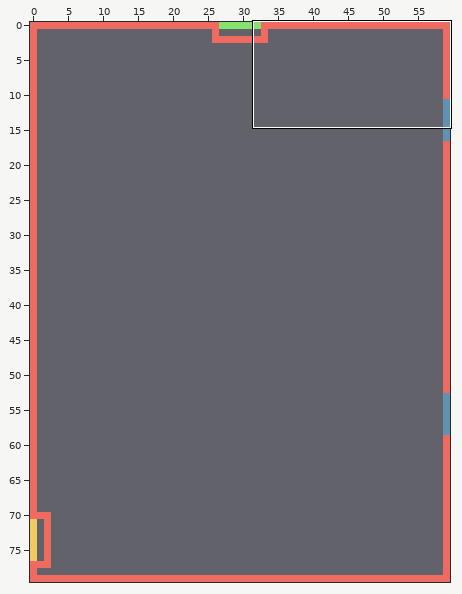
Tiled map, stored at Output/Assets/Maps/graveyard.tmx. The picture above shows the old version from afar; the outline marks the close-up.
Close-up. Before the commit:
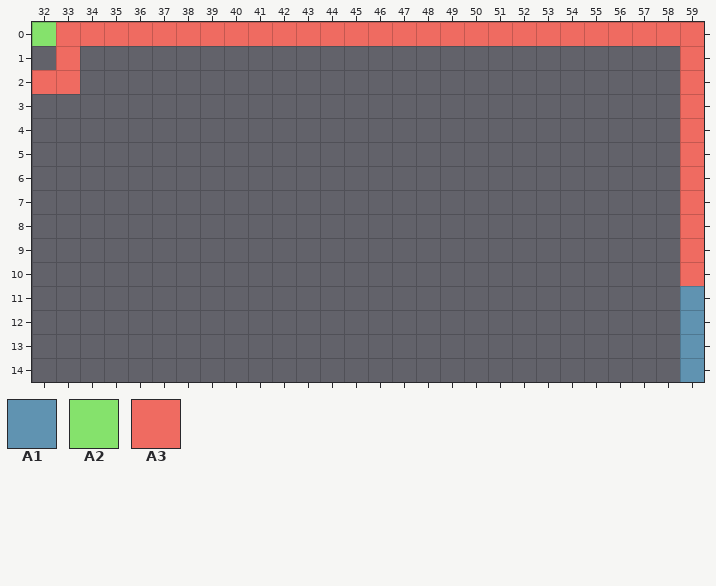
Cells are 16x16 px. Shown: x 32..59, y 0..14. The commit also changed other parts of the map, which this record leaves out. Not drawn, because the pictures are missing: unchanged layers "fence2", "fenceplants", "floor".
Key: from "collisions": A1 3, A2 4, A3 6.
__ is an empty cell.
Layer "colliders" before, first column x 32:
 0 A2 A3 A3 A3 A3 A3 A3 A3 A3 A3 A3 A3 A3 A3 A3 A3 A3 A3 A3 A3 A3 A3 A3 A3 A3 A3 A3 A3
 1 __ A3 __ __ __ __ __ __ __ __ __ __ __ __ __ __ __ __ __ __ __ __ __ __ __ __ __ A3
 2 A3 A3 __ __ __ __ __ __ __ __ __ __ __ __ __ __ __ __ __ __ __ __ __ __ __ __ __ A3
 3 __ __ __ __ __ __ __ __ __ __ __ __ __ __ __ __ __ __ __ __ __ __ __ __ __ __ __ A3
 4 __ __ __ __ __ __ __ __ __ __ __ __ __ __ __ __ __ __ __ __ __ __ __ __ __ __ __ A3
 5 __ __ __ __ __ __ __ __ __ __ __ __ __ __ __ __ __ __ __ __ __ __ __ __ __ __ __ A3
 6 __ __ __ __ __ __ __ __ __ __ __ __ __ __ __ __ __ __ __ __ __ __ __ __ __ __ __ A3
 7 __ __ __ __ __ __ __ __ __ __ __ __ __ __ __ __ __ __ __ __ __ __ __ __ __ __ __ A3
 8 __ __ __ __ __ __ __ __ __ __ __ __ __ __ __ __ __ __ __ __ __ __ __ __ __ __ __ A3
 9 __ __ __ __ __ __ __ __ __ __ __ __ __ __ __ __ __ __ __ __ __ __ __ __ __ __ __ A3
10 __ __ __ __ __ __ __ __ __ __ __ __ __ __ __ __ __ __ __ __ __ __ __ __ __ __ __ A3
11 __ __ __ __ __ __ __ __ __ __ __ __ __ __ __ __ __ __ __ __ __ __ __ __ __ __ __ A1
12 __ __ __ __ __ __ __ __ __ __ __ __ __ __ __ __ __ __ __ __ __ __ __ __ __ __ __ A1
13 __ __ __ __ __ __ __ __ __ __ __ __ __ __ __ __ __ __ __ __ __ __ __ __ __ __ __ A1
14 __ __ __ __ __ __ __ __ __ __ __ __ __ __ __ __ __ __ __ __ __ __ __ __ __ __ __ A1
Now the later version:
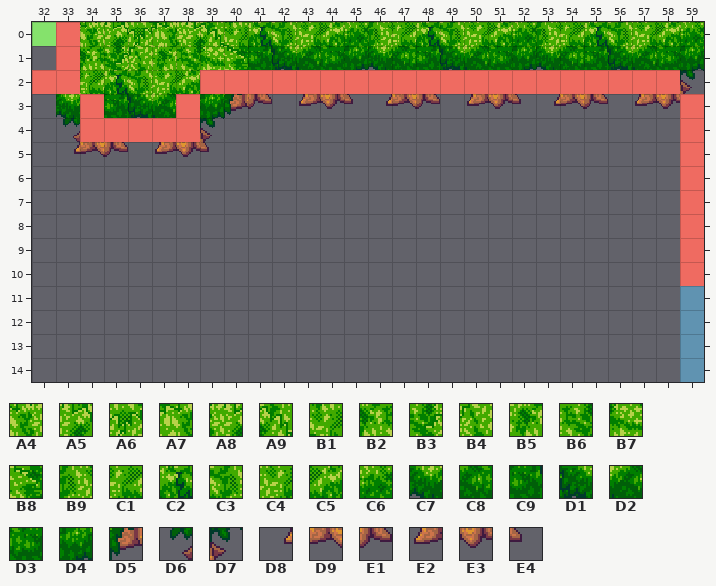
Further tiles: from "tileset_tree": A4 227, A5 228, A6 229, A7 230, A8 231, A9 232, B1 233, B2 244, B3 245, B4 246, B5 247, B6 248, B7 249, B8 250, B9 260, C1 261, C2 262, C3 263, C4 264, C5 265, C6 266, C7 277, C8 278, C9 279, D1 280, D2 281, D3 282, D4 283, D5 284, D6 294, D7 300, D8 311, D9 312, E1 313, E2 315, E3 316, E4 317.
Tiles of an added or newly shown layer are drawn over the layers below it.
Edits made:
Layer "trees" (added):
Tile A4 now appears in row 0 at x 34.
Tile A5 now appears in row 0 at x 35.
Tile A6 now appears in row 0 at x 36.
Tile A7 now appears in row 0 at x 37.
Tile A8 now appears in row 0 at x 38.
Tile A9 now appears in row 0 at x 39.
Tile B1 now appears in row 0 at x 40.
Tile B2 now appears in row 1 at x 34.
Tile B3 now appears in row 1 at x 35.
Tile B4 now appears in row 1 at x 36.
Tile B5 now appears in row 1 at x 37.
Tile B6 now appears in row 1 at x 38.
Tile B7 now appears in row 1 at x 39.
Tile B8 now appears in row 1 at x 40.
Tile B9 now appears in row 0 at x 46 and 53.
Tile C1 now appears in row 0 at x 47 and 54; in row 2 at x 34.
Tile C2 now appears in row 0 at x 41, 48 and 55; in row 2 at x 35.
Tile C3 now appears in row 0 at x 42, 49 and 56; in row 2 at x 36.
Tile C4 now appears in row 0 at x 43, 50 and 57; in row 2 at x 37.
Tile C5 now appears in row 0 at x 44, 51 and 58; in row 2 at x 38.
Tile C6 now appears in row 0 at x 45, 52 and 59.
Tile C7 now appears in row 1 at x 46 and 53; in row 3 at x 33.
Tile C8 now appears in row 1 at x 47 and 54.
Tile C9 now appears in row 1 at x 41, 48 and 55; in row 3 at x 35.
Tile D1 now appears in row 1 at x 42, 49 and 56; in row 3 at x 36.
Tile D2 now appears in row 1 at x 43, 50 and 57; in row 3 at x 37.
Tile D3 now appears in row 1 at x 44, 51 and 58.
Tile D4 now appears in row 1 at x 45, 52 and 59; in row 3 at x 39.
Tile D5 now appears in row 3 at x 40.
Tile D6 now appears in row 4 at x 33.
Tile D7 now appears in row 2 at x 59; in row 4 at x 39.
Tile D8 now appears in row 3 at x 46 and 53; in row 5 at x 33.
Tile D9 now appears in row 3 at x 47 and 54; in row 5 at x 34.
Tile E1 now appears in row 3 at x 41, 48 and 55; in row 5 at x 35.
Tile E2 now appears in row 3 at x 43, 50 and 57; in row 5 at x 37.
Tile E3 now appears in row 3 at x 44, 51 and 58; in row 5 at x 38.
Tile E4 now appears in row 3 at x 45 and 52; in row 5 at x 39.
Layer "colliders":
Tile A3 now appears in row 2 at x 39 to 58; in row 3 at x 34 and 38; in row 4 at x 34 to 38.
Tile A3 is removed in row 0 at x 34 to 59; in rows 1 to 2 at x 59.
